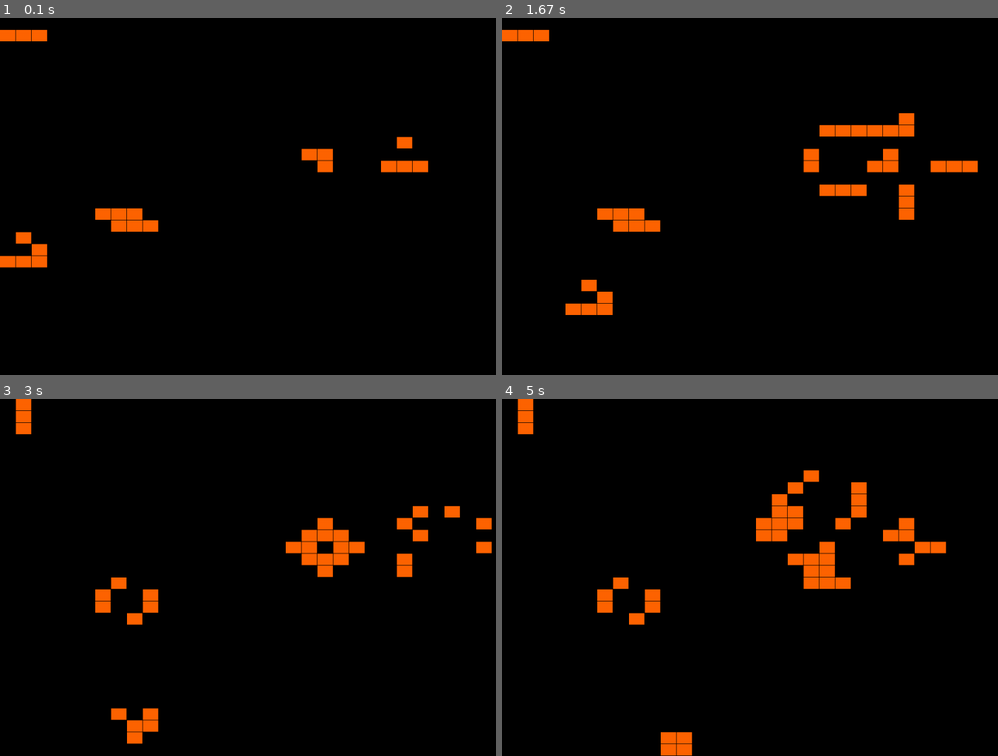
Above: before the commit, frames 1-4 (two rows, left to right).
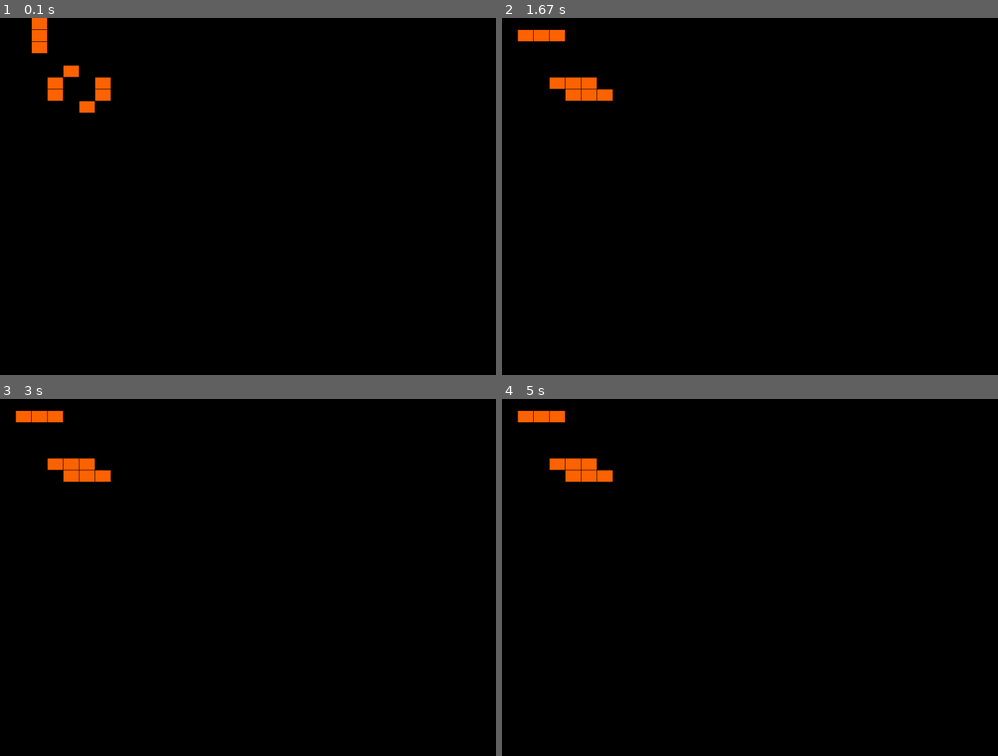
Above: after the commit, the same moments.

Repository: grzes71/PyGameOfLife
Game: pygame game, started from src/lifegame/lifegame.py
Same seed, same stepped clock (60 frames per second), same inputs: the game is played once before the commit and once after it.
Inputs:
- Up to frame 1 (0.1 s): no input
- Up to frame 2 (1.67 s): tap Enter at 0.33 s
- Up to frame 3 (3 s): no input
- Up to frame 4 (5 s): no input

The runs differ from the first frame. In frame 1, 3.0% of the frame differs, in the area x 0-87%, y 0-70%; in frame 2, 4.3%; in frame 3, 4.4%; in frame 4, 5.3%, in the area x 3-90%, y 0-100%.

Commit message:
refactoring

Diff:
--- a/src/lifegame/lifegame.py
+++ b/src/lifegame/lifegame.py
@@ -3,34 +3,73 @@
 from copy import deepcopy
 
 # d = {0: [], 1: [0, 1, 2], 2: [], 3: [4, 5, 6]}
+# max(d)
+# min(d)
 # max((max(d[x]) for x in d if d[x]))
 # min((min(d[x]) for x in d if d[x]))
 
+CLOCK_TICK = 50
+TIME_WAIT = 500
+SIZE = (40, 30)
 
-SIZE = (40, 30)
-BOARD = """
-0
-1110000
-0000000
-0000000
-0000000
-0000000
-000000000000000000000000000
-000000000000000000000000000
-000000000000000000000000000
-000000000000000000000000000
-000000000000000000000000010
-000000000000000000011000000
-000000000000000000001000111
-000000000000000000000000000
-000000000000000000000000000
-000000000000000000000000000
-000000111000000000000000000
-000000011100000000000000000
-010000000000000000000000000
-001000000000000000000000000
-111000000000000000000000000
-"""
+BOARD = {
+    1: {1, 2, 3},
+    5: {3, 4, 5},
+    6: {4, 5, 6},
+}
+
+
+class GameBoard:
+    SURROUNDING = ((-1, -1), (-1, 0), (-1, 1), (0, -1), (0, 1), (1, -1), (1, 0), (1, 1))
+
+    def __init__(self, board):
+        self.board = board
+
+    def get_all_cells(self):
+        all_cells = set()
+        for row_idx in self.board:
+            for col_idx in self.board[row_idx]:
+                all_cells.add((row_idx, col_idx))
+                for y, x in GameBoard.SURROUNDING:
+                    all_cells.add((row_idx+y, col_idx+x))
+        return all_cells
+
+    def is_onboard(self, curr_y, curr_x):
+        if curr_y in self.board:
+            if curr_y in self.board:
+                return curr_x in self.board[curr_y]
+
+    def get_no_neighbours(self, all_cells, row_idx, col_idx):
+        no_neighbours = 0
+        for y, x in GameBoard.SURROUNDING:
+            curr_y, curr_x = row_idx + y, col_idx + x
+            if (curr_y, curr_x) in all_cells:
+                if self.is_onboard(curr_y, curr_x):
+                    no_neighbours += 1
+
+        return no_neighbours
+
+    def process(self):
+        def add_to_board():
+            if row_idx not in board2:
+                board2[row_idx] = set()
+            board2[row_idx].add(col_idx)
+
+        all_cells = self.get_all_cells()
+        board2 = {}
+        for cell in all_cells:
+            row_idx, col_idx = cell
+            no_neighbours = self.get_no_neighbours(all_cells, row_idx, col_idx)
+            is_onboard = self.is_onboard(row_idx, col_idx)
+            if __debug__:
+                print("Cell: %d,%d neighbours: %s exists: %s" % (row_idx, col_idx, no_neighbours, is_onboard))
+            if is_onboard:  # life cell
+                if 2 <= no_neighbours <= 3:
+                    add_to_board()
+            else:  # not life cell
+                if no_neighbours == 3:
+                    add_to_board()
+        self.board = board2
 
 
 class Game(object):
@@ -47,75 +86,48 @@
         self.patterns_horizontal, self.patterns_vertical = SIZE
         self.pattern_width = width / self.patterns_horizontal
         self.pattern_height = height / self.patterns_vertical
-        self.init_board()
+        self.game_board = GameBoard(BOARD)
 
-    def get_no_neighbours(self, x, y):
-        no_neighbours = 0
-        if y > 0 and x > 0:
-            no_neighbours += self.board[y - 1][x - 1]
-        if y > 0:
-            no_neighbours += self.board[y - 1][x]
-        if y > 0 and x < (self.patterns_horizontal - 1):
-            no_neighbours += self.board[y - 1][x + 1]
-        if x > 0:
-            no_neighbours += self.board[y][x - 1]
-        if x < (self.patterns_horizontal - 1):
-            no_neighbours += self.board[y][x + 1]
-        if x > 0 and y < (self.patterns_vertical - 1):
-            no_neighbours += self.board[y + 1][x - 1]
-        if y < (self.patterns_vertical - 1):
-            no_neighbours += self.board[y + 1][x]
-        if x < (self.patterns_horizontal - 1) and y < (self.patterns_vertical - 1):
-            no_neighbours += self.board[y + 1][x + 1]
-        return no_neighbours
-
-    def init_board(self):
-        self.board = [[0 for x in range(0, self.patterns_horizontal)] for y in range(0, self.patterns_vertical)]
-        self.board2 = deepcopy(self.board)
-        for y, row in enumerate(BOARD.split()):
-            for x, cell in enumerate(row):
-                if cell == '1' and x <= self.patterns_horizontal and y <= self.patterns_vertical:
-                    self.board[y][x] = 1
+    def get_cell(self, y, x):
+        return self.game_board.is_onboard(y, x)
 
     def draw(self):
         pw, ph = self.pattern_width, self.pattern_height
         screen = self.screen
         for x in range(0, self.patterns_horizontal):
             for y in range(0, self.patterns_vertical):
-                color = Game.PATT_COLOR if self.board[y][x] == 1 else Game.BACK_COLOR
+                color = Game.PATT_COLOR if self.get_cell(y, x) else Game.BACK_COLOR
                 pygame.draw.rect(screen, color, pygame.Rect(x * pw, y * ph, pw - 1, ph - 1))
 
     def logic(self):
-        for x in range(0, self.patterns_horizontal):
-            for y in range(0, self.patterns_vertical):
-                no_neighbours = self.get_no_neighbours(x, y)
-                self.board2[y][x] = self.board[y][x]
-                if not self.board[y][x] and no_neighbours == 3:
-                    self.board2[y][x] = 1
-                    print("Birth at %d,%d [%d]" % (x, y, no_neighbours))
-                if self.board[y][x] and no_neighbours != 3 and no_neighbours != 2:
-                    self.board2[y][x] = 0
-                    print("Delete at %d,%d [%d]" % (x, y, no_neighbours))
-        self.board = deepcopy(self.board2)
+        self.game_board.process()
+
+    def in_progress(self):
+        for event in pygame.event.get():
+            if event.type == pygame.KEYDOWN:
+                if event.key == pygame.K_ESCAPE:
+                    return False
+            elif event.type == pygame.QUIT:
+                return False
+        return True
+
+    def update(self):
+        pygame.display.update()
+        self.clock.tick(CLOCK_TICK)
+        pygame.time.wait(TIME_WAIT)
 
     def loop(self):
 
-        done = False
         pygame.event.pump()
-        self.screen.fill((0, 0, 0))
+        in_progress = True
 
-        while not done:  # main game loop
-            for event in pygame.event.get():
-                if event.type == QUIT:
-                    done = True
+        while in_progress:  # main game loop
+            self.logic()
+            self.draw()
+            self.update()
+            in_progress = self.in_progress()
 
-            self.draw()
-            self.logic()
-            print("*** NEXT ***")
-
-            pygame.display.update()
-            self.clock.tick(50)
-            pygame.time.wait(100)
+        pygame.display.quit()
         pygame.quit()
 
 
